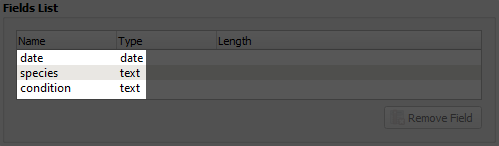
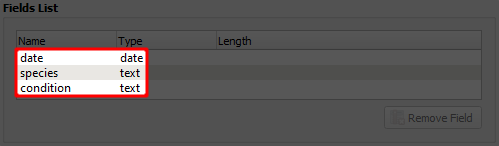
Layered file, before and after one edit (w=499, h=146). Changes by layer:
added layer "Red" above "Black" over bbox(14, 47, 149, 98)
painted on "Black" over bbox(16, 49, 147, 99)
